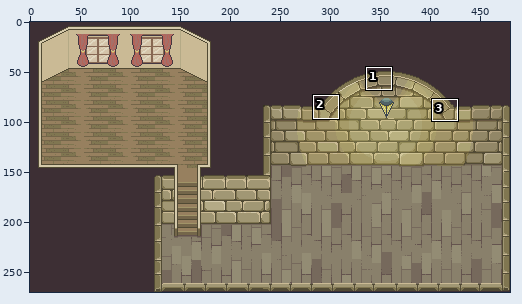
Sprite sheet, stored at assets/02_architecture/03_brewery/backGround.png. The first picture is a wide view before the edit; the outline marks the close-up.
Close-up. The starting point:
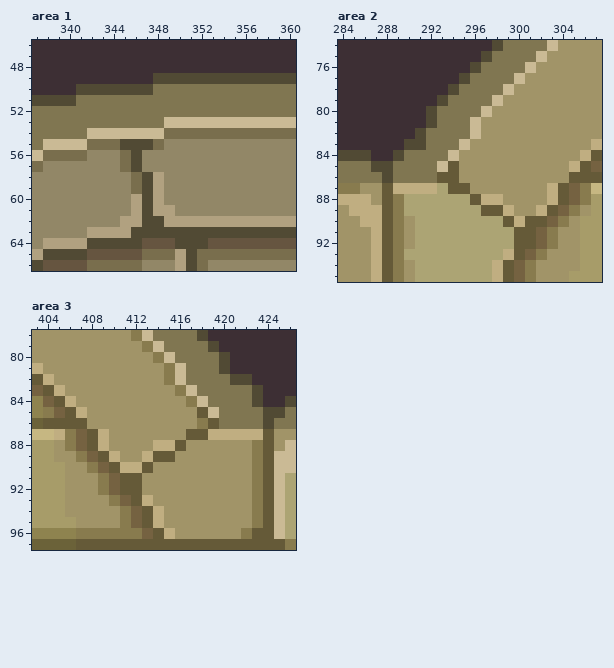
The file is 480x270 pixels. Colours within 5 levels of each other are drawn and written as one. Shown: area 1: x 337..360, y 46..66; area 2: x 284..307, y 74..95; area 3: x 403..426, y 78..97. The commit also changed other parts of the picture, which this record leaves out.
After the commit:
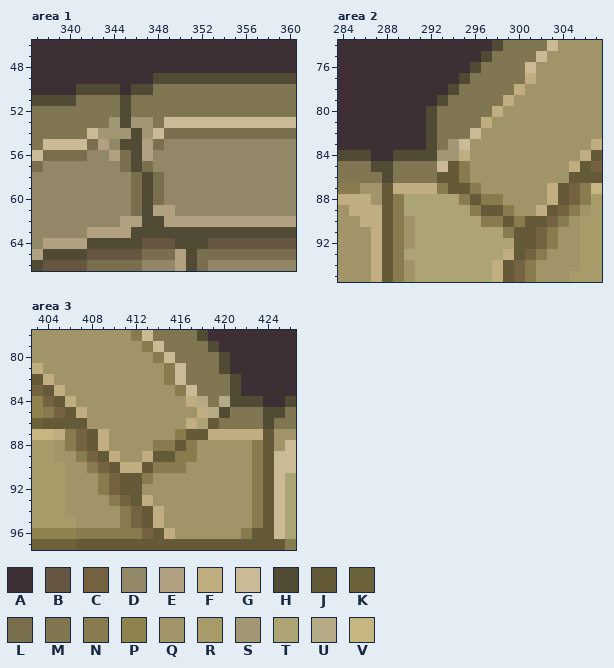
Palette (. is transparent): A #3d2f34  B #665540  C #756241  D #928767  E #b1a180  F #c0ae81  G #caba95  H #514a34  J #655a38  K #6b6239  L #796e4d  M #807651  N #887b4e  P #8e834f  Q #a19468  R #a79c69  S #a19774  T #aca474  U #b4aa86  V #c6b782
Change:
--- area 1
@@ x 341..350 @@
 49 AAAAAAAHHH
-50 HHHHHHHMMM
-51 MMMMMMMMMM
-52 MMMMMMMMMM
-53 MMMMMMMMGG
-54 MGGGGGGGLL
-55 GLLLHHHLDD
-56 LDDDLHDDDD
-57 DDDDLHDDDD
-58 DDDDDLHEDD
-59 DDDDDLHEDD
-60 DDDDDEHEDD
-61 DDDDDEHEED
+50 HHHHAHHMMM
+51 MMMMHMMMMM
+52 MMMMHMMMMM
+53 MMMSHSSMGG
+54 MGSSSHSGLL
+55 GLEDHHELDD
+56 LDDELHEDDD
+57 DDDDLHLDDD
+58 DDDDDLHLDD
+59 DDDDDLHLDD
+60 DDDDDLHLDD
+61 DDDDDLHEED
 62 DDDDEEHHEE
--- area 2
@@ x 288..303 @@
 76 AAAAAAAAHMMMMGQQ
-77 AAAAAAAHMMMMGQQQ
-78 AAAAAAHMMMMGQQQQ
-79 AAAAAHMMMMGQQQQQ
-80 AAAAHMMMMGQQQQQQ
-81 AAAAHMMMGQQQQQQQ
-82 AAAHMMMMGQQQQQQQ
-83 AAHHMMMGQQQQQQQQ
-84 AHMMMMGQQQQQQQQQ
-85 HMMMMGJQQQQQQQQQ
-86 HMMMMJJQQQQQQQQQ
-87 JFFFFTJJQQQQQQQF
-88 JNTTTTTTJFFQQQQF
-89 JNTTTTTTTJJFQQFJ
-90 JNQTTTTTTTTJFJJC
-91 JNQTTTTTTTTTJJCN
+77 AAAAAAAHMMMMMFQQ
+78 AAAAAAHMMMMMFQQQ
+79 AAAAAHMMMMMFQQQQ
+80 AAAAHMMMMMFQQQQQ
+81 AAAAHMMMMFQQQQQQ
+82 AAAAHMMMGQQQQQQQ
+83 AAAAHMSGQQQQQQQQ
+84 AHHHHSSFQQQQQQQQ
+85 HMMMMGJNQQQQQQQQ
+86 HMMMMJJNQQQQQQQQ
+87 JFFFFNJJNQQQQQQF
+88 JNTTTTTNJNNQQQQF
+89 JNTTTTTTNJJNQQFJ
+90 JNQTTTTTTNNJNJJC
+91 JNQTTTTTTTTNJJCN
 92 JNQTTTTTTTTTJJCN
--- area 3
@@ x 411..425 @@
 81 QQQQNGMMMHAAAAA
-82 QQQQNGMMMMHHAAA
-83 QQQQQNGMMMMMHAA
-84 QQQQQQNGMMMMHAA
-85 QQQQQQQJGMMMMHH
-86 QQQQQQQNJMMMMHM
-87 QQQQQQJJFFFFFJQ
-88 QQQFFJQQQQQQNJQ
-89 QQFJJQQQQQQQNJG
-90 FFJQQQQQQQQQNJG
-91 JJQQQQQQQQQQNJG
+82 QQQQNGMMMMHAAAA
+83 QQQQQNGMMMHAAAA
+84 QQQQQQFUMUHHHAA
+85 QQQQQQQFUHMMMHH
+86 QQQQQQFTJMMMMHM
+87 QQQQQNJJFFFFFJQ
+88 QQQNNJNQQQQQNJQ
+89 QQFJJNNQQQQQNJG
+90 FFJNNNQQQQQQNJG
+91 JJNQQQQQQQQQNJG
 92 JJQQQQQQQQQQNJG
Changed places in both close-ups, as pixel boxes (x1, y1, x2, y2):
changed: (98, 84, 164, 216)
changed: (404, 73, 536, 238)
changed: (142, 374, 263, 484)
